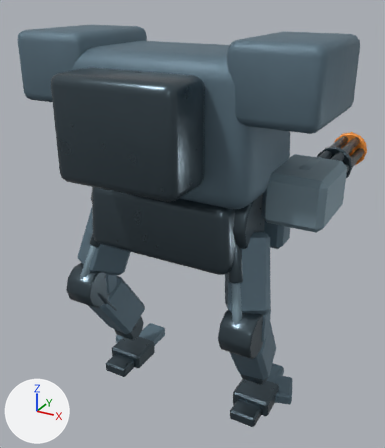
The Blender file content/source-art/ironclad-walker.blend, before and after one commit.
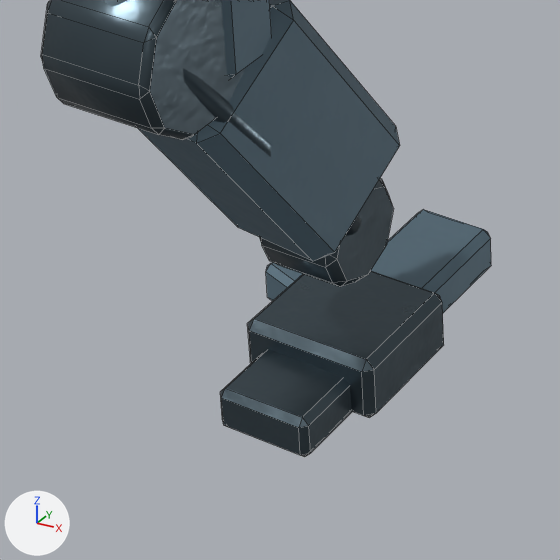
The first picture shows the older version from a 50 mm camera at (1.55, -2.67, 2.66) aimed at (-0.06, 0.26, 1.2). The close-ups show the older and then the newer version on the part from 15% to 47% of the width and 62% to 89% of the height of that picture. Only the edits that show in the close-ups are written down. The axes (+X, +Y, +Z) are drawn at lower left. The lights are the same throughout. The close-ups show mesh edges as thin lines.

Objects in the first close-up: 'IroncladWalkerLeg_AnkleDamper_L_R', 'IroncladWalkerLeg_AnkleJoint_L', 'IroncladWalkerLeg_FootBase_L', 'IroncladWalkerLeg_HeelClaw_L', 'IroncladWalkerLeg_KneeCapArmor_L', 'IroncladWalkerLeg_KneeJoint_L', 'IroncladWalkerLeg_ShinArmor_L', 'IroncladWalkerLeg_ToeCenter_L', 'IroncladWalkerLeg_ToeOutrigger_L' and 1 more.
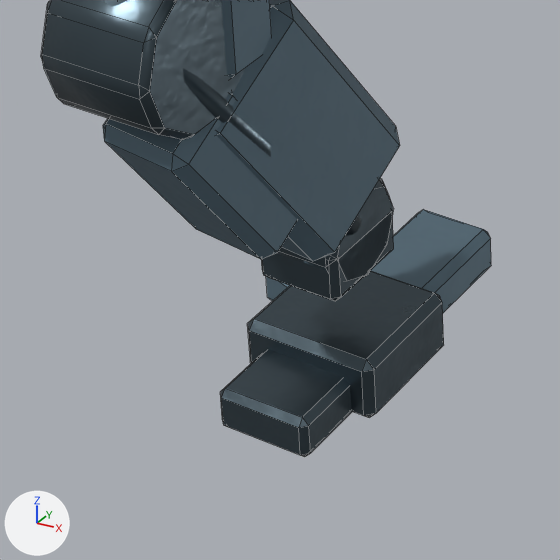
The change, as JSON lines over the scene's bpy script:
```json
{"op": "add", "block": "me_cube_004_1", "code": ["me_cube_004_1 = bpy.data.meshes.new('Cube.004')", "me_cube_004_1.from_pydata(...)  # 24 vertices, 26 faces; spans x -0.08..0.08, y -0.09..0.09, z -0.05..0.05", "me_cube_004_1.materials.append(mat_ironcladwalker_gunmetal)"]}
{"op": "add", "block": "me_cube_003_1", "code": ["me_cube_003_1 = bpy.data.meshes.new('Cube.003')", "me_cube_003_1.from_pydata(...)  # 24 vertices, 26 faces; spans x -0.105..0.105, y -0.159..0.159, z -0.177..0.177", "me_cube_003_1.materials.append(mat_ironcladwalker_primaryarmor)"]}
{"op": "add", "block": "ob_ironcladwalkerleg_ankleclevis_l", "code": ["ob_ironcladwalkerleg_ankleclevis_l = bpy.data.objects.new('IroncladWalkerLeg_AnkleClevis_L', me_cube_004_1)", "ob_ironcladwalkerleg_ankleclevis_l.location = (-0.52, 0.095, 0.279)"]}
{"op": "add", "block": "ob_ironcladwalkerleg_calfarmor_l", "code": ["ob_ironcladwalkerleg_calfarmor_l = bpy.data.objects.new('IroncladWalkerLeg_CalfArmor_L', me_cube_003_1)", "ob_ironcladwalkerleg_calfarmor_l.location = (-0.54, -0.159, 0.58)"]}
```

Pixel boxes (x1, y1, x2, y2) of what changed, in the close-ups (560 x 560 px):
```json
{"object": "IroncladWalkerLeg_CalfArmor_L", "change": "added", "after": [103, 92, 297, 259], "on screen": "blue"}
{"object": "IroncladWalkerLeg_AnkleClevis_L", "change": "added", "after": [261, 214, 394, 301]}
```
